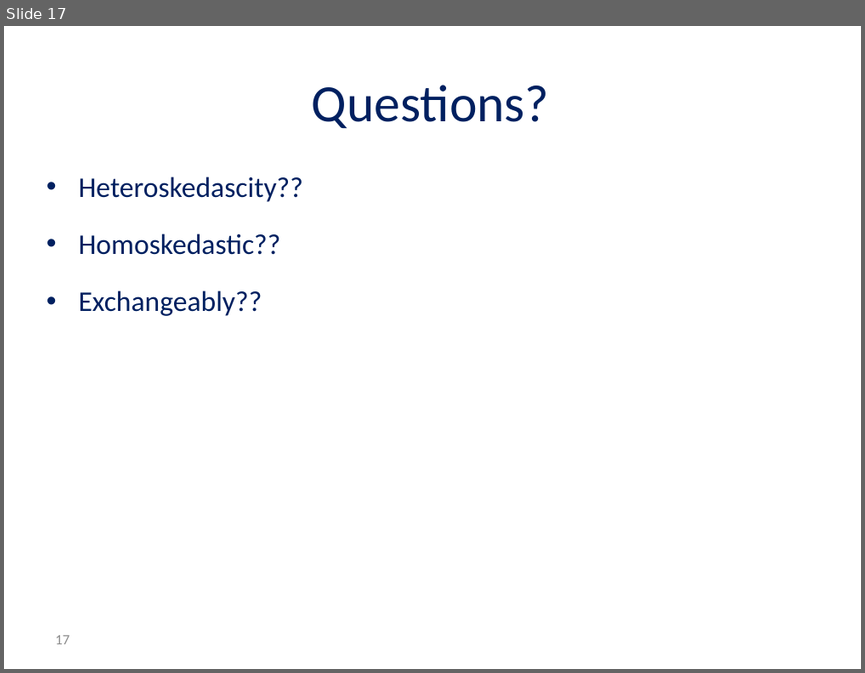
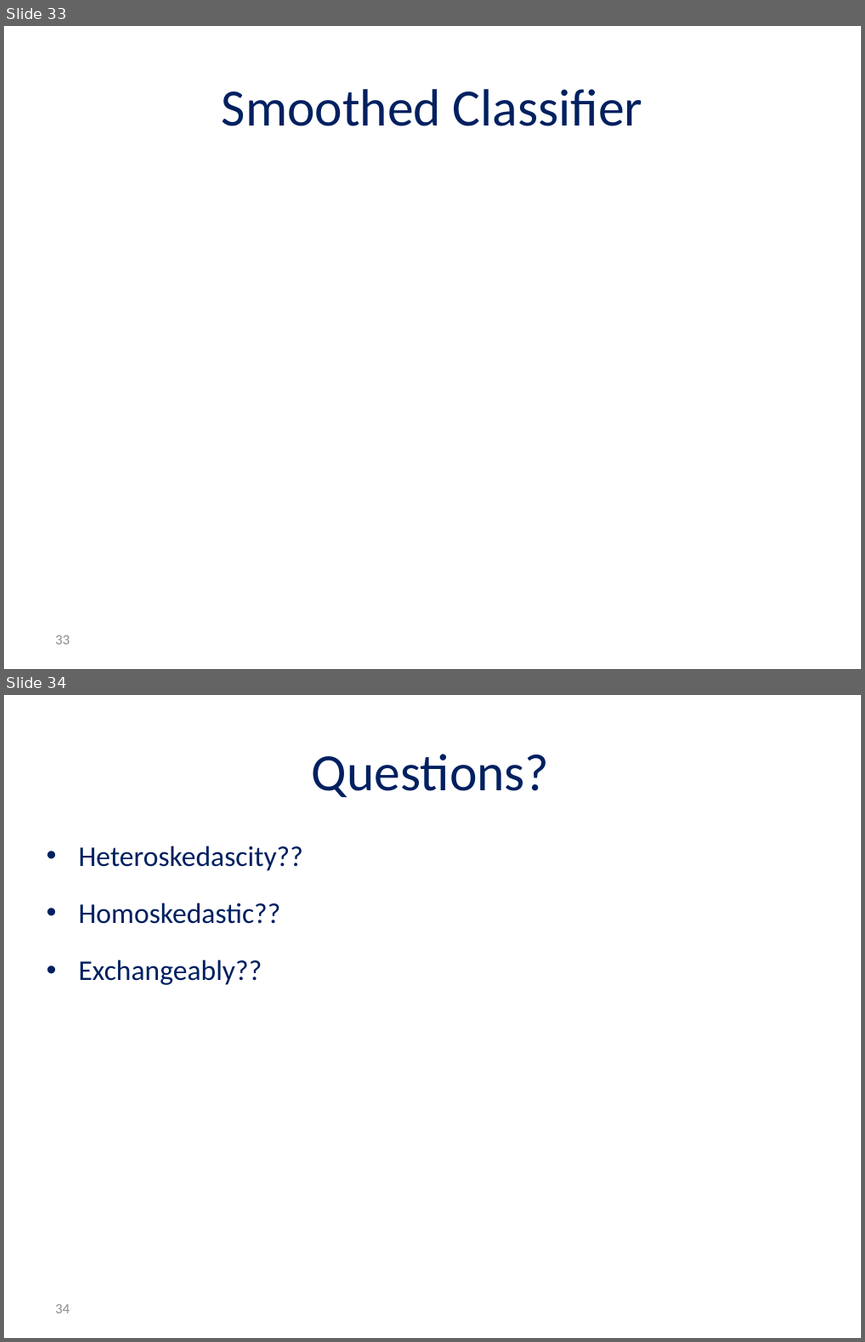
Before and after one commit to Asaf1408/Thesis, a slide deck: Qunatile regression.PPTX. Shown one above the other, each under a label of ours: slide 17 before the commit, slides 33 and 34 after it. The pictures are 865x673 and 865x1342 pixels, drawn with LibreOffice and Linux fonts; fonts in the diff are those of the drawing; grey boxes stand for pictures; background and template pictures are left out. Boxes give left, top, right and bottom in pixels: in the first picture for what was removed or moved away, otherwise in the second. Text is boxed around its words. In the diff, an @@ line names an element or a change of style, - is before the commit and + after.

```diff
--- a/Qunatile regression.PPTX
+++ b/Qunatile regression.PPTX
@@ slide 33 added at (4, 26, 861, 669), background #FFFFFF @@
@@ title added at (222, 89, 642, 126), 44 pt, text #002060 @@
+Smoothed Classifier
@@ page number added at (55, 635, 69, 644), 12 pt, text #8C8C8C @@
+33
@@ what was slide 17 is now slide 34 @@
@@ page number at (55, 1304, 69, 1313): text changed @@
-17
+34
```
Also in this commit, not shown: 16 other slides added, 51 other files.
